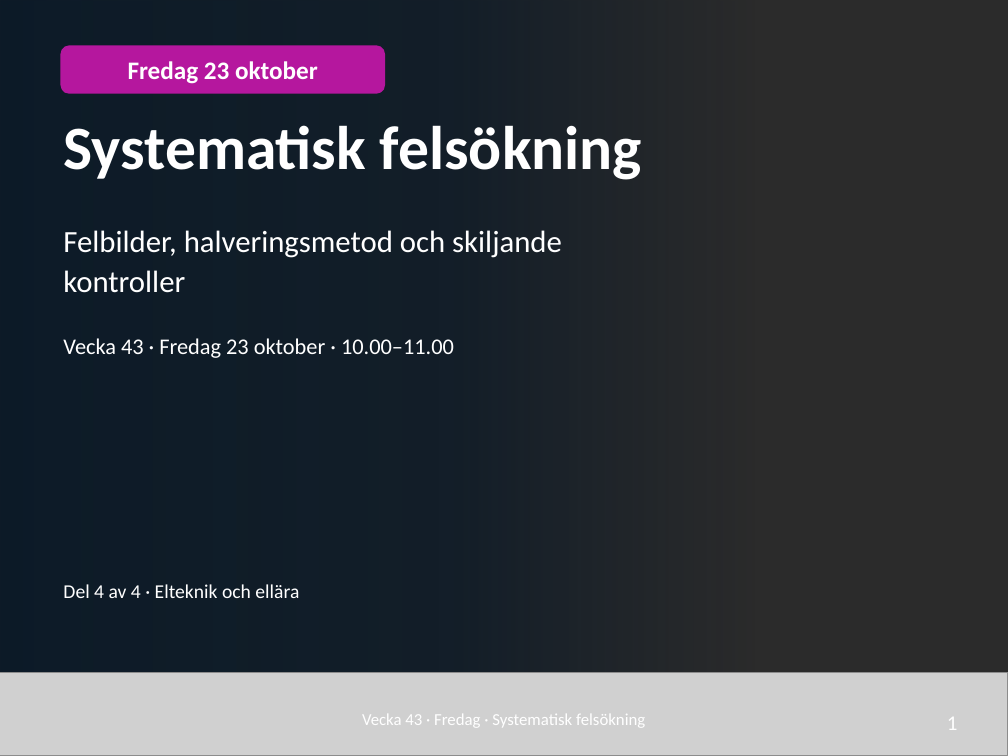
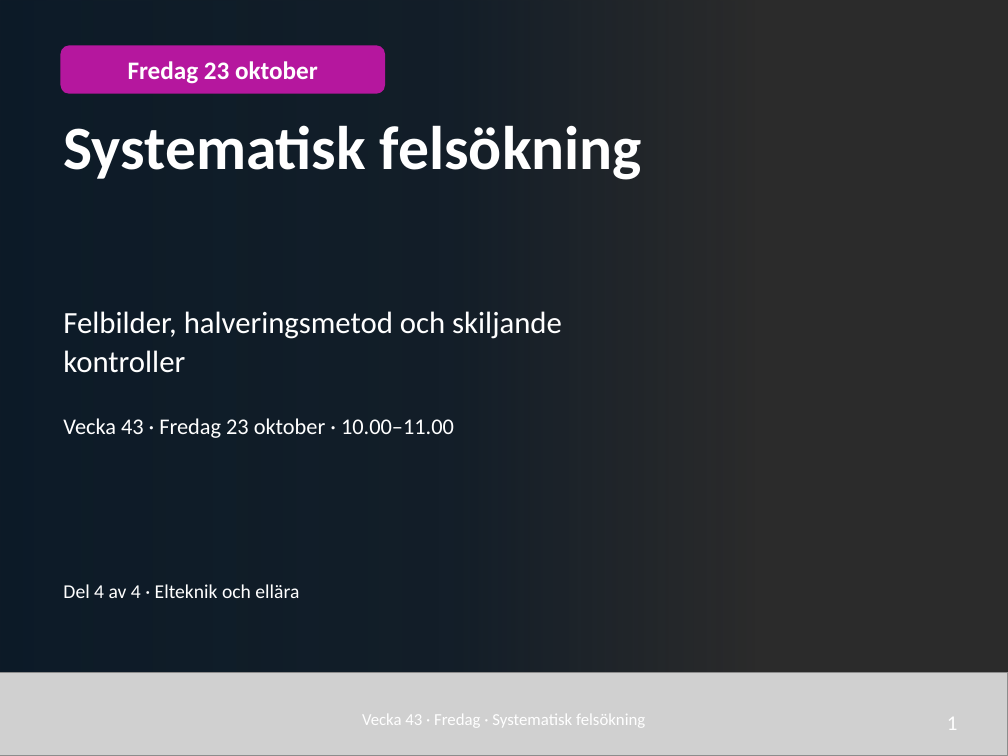
Before and after one commit to nj22az/nj22az.github.io, a slide deck: slide 1 of sjoskolan/vecka-45/aktuell/v45_01_Systematisk_felsokning_elev.pptx. Drawn at 1008x756 pixels with LibreOffice and Linux fonts; fonts in the diff are those of the drawing; grey boxes stand for pictures; background and template pictures are left out; a plain dark background stands for a picture behind light text. Boxes give left, top, right and bottom in pixels: in the first picture for what was removed or moved away, otherwise in the second. Text is boxed around its words. In the diff, an @@ line names an element or a change of style, - is before the commit and + after.

```diff
--- a/sjoskolan/vecka-45/aktuell/v45_01_Systematisk_felsokning_elev.pptx
+++ b/sjoskolan/vecka-45/aktuell/v45_01_Systematisk_felsokning_elev.pptx
@@ text "Felbilder, halveringsmetod och skiljande kontroller": place and size @@
-text "Felbilder, halveringsmetod och skiljande kontroller" at (63, 230, 562, 293)
+text "Felbilder, halveringsmetod och skiljande kontroller" at (63, 311, 562, 373)
@@ text "Vecka 43 · Fredag 23 ...": place and size @@
-text "Vecka 43 · Fredag 23 ..." at (63, 338, 454, 358)
+text "Vecka 43 · Fredag 23 ..." at (63, 418, 454, 438)
```
Also in this commit, not shown: 4 other slides changed, 54 other files.
